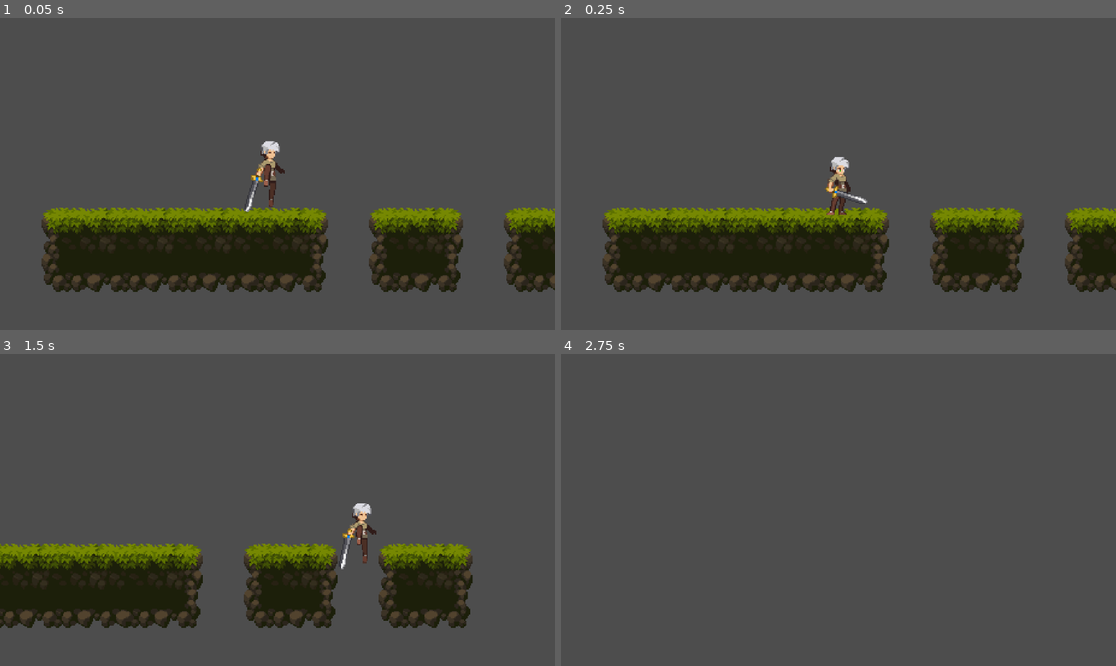
Above: before the commit, frames 1-4 (two rows, left to right).
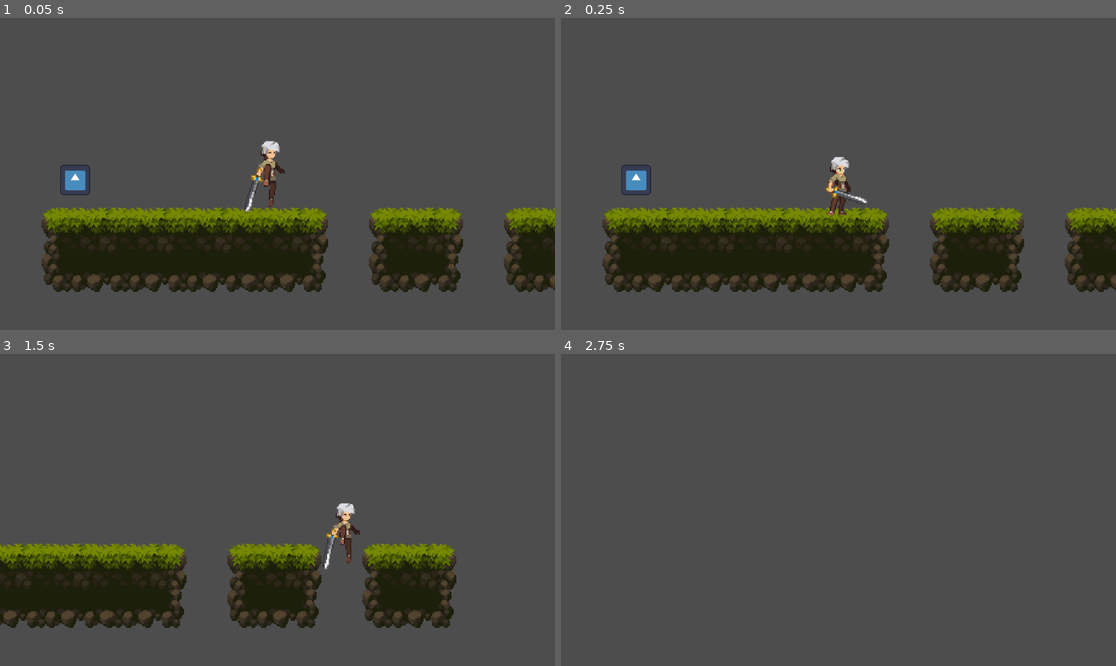
Above: after the commit, the same moments.

Repository: jpsalim21/GodotINOVA
Game: Godot game, scene res://Cenas/Cena.tscn
Same seed, same stepped clock (60 frames per second), same inputs: the game is played once before the commit and once after it. Before the commit the project starts from res://Cena.tscn. The engine's default icon, where the game draws it, is replaced by a stand-in: a white triangle on a blue panel in a dark square.
Inputs:
- Up to frame 1 (0.05 s): no input
- Up to frame 2 (0.25 s): no input
- Up to frame 3 (1.5 s): tap Enter (ui_accept) at 0.5, 0.77 s; hold Right (ui_right) from 0.53 s (still down)
- Up to frame 4 (2.75 s): tap Enter (ui_accept) at 1.52 s; release Right (ui_right) at 2.03 s; hold Left (ui_left) from 2.03 s (still down)

The runs differ from the first frame. In frame 1, 0.3% of the frame differs, in the area x 10-17%, y 46-57%; in frame 2, 0.3%; in frame 3, 8.7%, in the area x 0-86%, y 47-88%; in frame 4, nothing differs.

Commit message:
Cria hitbox, hurtbox e lifeController

Diff:
--- a/Cena.tscn
+++ b/Cenas/Cena.tscn
@@ -1,14 +1,18 @@
-[gd_scene load_steps=27 format=3 uid="uid://bgrprgbwgcknc"]
-
-[ext_resource type="Texture2D" uid="uid://b76gxup34m5yy" path="res://Sprites/Tiles.png" id="1_ryt7m"]
-[ext_resource type="Script" path="res://PlayerMovement.gd" id="2_e6kmr"]
-[ext_resource type="Texture2D" uid="uid://bcx7up4kwa754" path="res://Sprites/Personagem/Idle-Sheet.png" id="2_fqbq8"]
-[ext_resource type="Texture2D" uid="uid://ci4ofrbtnixtf" path="res://Sprites/Personagem/Run-Sheet.png" id="4_cpa8f"]
-[ext_resource type="Texture2D" uid="uid://dsk5lgvb0tt1i" path="res://Sprites/Personagem/Jump-All-Sheet.png" id="4_via3n"]
+[gd_scene load_steps=33 format=3 uid="uid://bgrprgbwgcknc"]
+
+[ext_resource type="Texture2D" uid="uid://b76gxup34m5yy" path="res://Sprites/Tiles.png" id="1_xj1ym"]
+[ext_resource type="Script" path="res://Scripts/PlayerMovement.gd" id="2_1oy3f"]
+[ext_resource type="Texture2D" uid="uid://bcx7up4kwa754" path="res://Sprites/Personagem/Idle-Sheet.png" id="3_da37c"]
+[ext_resource type="Texture2D" uid="uid://dsk5lgvb0tt1i" path="res://Sprites/Personagem/Jump-All-Sheet.png" id="4_aibur"]
+[ext_resource type="Texture2D" uid="uid://ci4ofrbtnixtf" path="res://Sprites/Personagem/Run-Sheet.png" id="5_0qa4p"]
+[ext_resource type="Script" path="res://Scripts/Hurtbox.gd" id="6_osrio"]
+[ext_resource type="Script" path="res://Scripts/LifeController.gd" id="6_ssuaw"]
+[ext_resource type="Texture2D" uid="uid://drc7277m4us8l" path="res://icon.svg" id="8_n8glw"]
+[ext_resource type="Script" path="res://Scripts/Hitbox.gd" id="8_uf1x4"]
 
 [sub_resource type="TileSetAtlasSource" id="TileSetAtlasSource_j4wtj"]
 resource_name = "Tiles"
-texture = ExtResource("1_ryt7m")
+texture = ExtResource("1_xj1ym")
 0:0/0 = 0
 0:0/0/physics_layer_0/linear_velocity = Vector2(0, 0)
 0:0/0/physics_layer_0/angular_velocity = 0.0
@@ -1567,6 +1571,12 @@
 "speed": 12.0
 }]
 
+[sub_resource type="CapsuleShape2D" id="CapsuleShape2D_vhmxd"]
+radius = 7.0
+height = 48.0
+
+[sub_resource type="CircleShape2D" id="CircleShape2D_e6tx4"]
+
 [node name="Node2D" type="Node2D"]
 
 [node name="TileMap" type="TileMap" parent="."]
@@ -1577,7 +1587,7 @@
 
 [node name="CharacterBody2D" type="CharacterBody2D" parent="."]
 position = Vector2(37, -2)
-script = ExtResource("2_e6kmr")
+script = ExtResource("2_1oy3f")
 
 [node name="CollisionShape2D" type="CollisionShape2D" parent="CharacterBody2D"]
 shape = SubResource("CapsuleShape2D_if1qv")
@@ -1592,14 +1602,39 @@
 [node name="RemoteTransform2D" type="RemoteTransform2D" parent="CharacterBody2D"]
 remote_path = NodePath("../../Camera2D")
 
+[node name="LifeController" type="Node2D" parent="CharacterBody2D"]
+script = ExtResource("6_ssuaw")
+
+[node name="Hurtbox" type="Area2D" parent="CharacterBody2D" node_paths=PackedStringArray("lifeController")]
+script = ExtResource("6_osrio")
+lifeController = NodePath("../LifeController")
+
+[node name="CollisionShape2D" type="CollisionShape2D" parent="CharacterBody2D/Hurtbox"]
+shape = SubResource("CapsuleShape2D_vhmxd")
+
 [node name="Camera2D" type="Camera2D" parent="."]
 position = Vector2(37, -2)
 zoom = Vector2(2.5, 2.5)
 process_callback = 0
 position_smoothing_enabled = true
+position_smoothing_speed = 8.0
 drag_horizontal_enabled = true
 drag_vertical_enabled = true
 drag_top_margin = 0.48
 drag_bottom_margin = 0.49
 editor_draw_limits = true
 editor_draw_drag_margin = true
+
+[node name="Area2D" type="Area2D" parent="."]
+position = Vector2(-131, 3)
+script = ExtResource("8_uf1x4")
+
+[node name="Sprite2D" type="Sprite2D" parent="Area2D"]
+position = Vector2(0, 5.68434e-14)
+scale = Vector2(0.195312, 0.195312)
+texture = ExtResource("8_n8glw")
+
+[node name="CollisionShape2D" type="CollisionShape2D" parent="Area2D"]
+shape = SubResource("CircleShape2D_e6tx4")
+
+[connection signal="area_entered" from="CharacterBody2D/Hurtbox" to="CharacterBody2D/Hurtbox" method="_on_area_entered"]
--- /dev/null
+++ b/Scripts/Hitbox.gd
@@ -0,0 +1,15 @@
+extends Node
+
+class_name Hitbox
+
+@export var dano = 10
+var _danoAtual
+
+# Called when the node enters the scene tree for the first time.
+func _ready():
+	pass # Replace with function body.
+
+
+# Called every frame. 'delta' is the elapsed time since the previous frame.
+func _process(delta):
+	pass
--- /dev/null
+++ b/Scripts/Hurtbox.gd
@@ -0,0 +1,22 @@
+extends Area2D
+
+@export var lifeController : LifeController
+
+# Called when the node enters the scene tree for the first time.
+func _ready():
+	pass # Replace with function body.
+
+
+# Called every frame. 'delta' is the elapsed time since the previous frame.
+func _process(delta):
+	pass
+
+
+func _on_area_entered(area):
+	print("Rodou essa parte")
+	var script = area.get_script()
+	if (script and script == Hitbox):
+		#var dano = script.dano
+		#lifeController.alterarVida(-dano)
+		print("Apenas um teste")
+	pass # Replace with function body.
--- /dev/null
+++ b/Scripts/LifeController.gd
@@ -0,0 +1,20 @@
+extends Node
+
+class_name LifeController
+
+signal tomouDano
+signal morreu
+
+@export var _vidaMax = 100
+var _vida
+
+# Called when the node enters the scene tree for the first time.
+func _ready():
+	pass # Replace with function body.
+
+func alterarVida(qtd : int):
+	_vida += qtd
+	if(qtd < 0):
+		tomouDano.emit()
+		if(_vida <= 0):
+			morreu.emit()
--- a/project.godot
+++ b/project.godot
@@ -11,7 +11,7 @@
 [application]
 
 config/name="GodotINOVA"
-run/main_scene="res://Cena.tscn"
+run/main_scene="res://Cenas/Cena.tscn"
 config/features=PackedStringArray("4.2", "Mobile")
 config/icon="res://icon.svg"
 
Not shown: 1 places in Cenas/Cena.tscn that only renumber resources
Renamed: PlayerMovement.gd -> Scripts/PlayerMovement.gd
